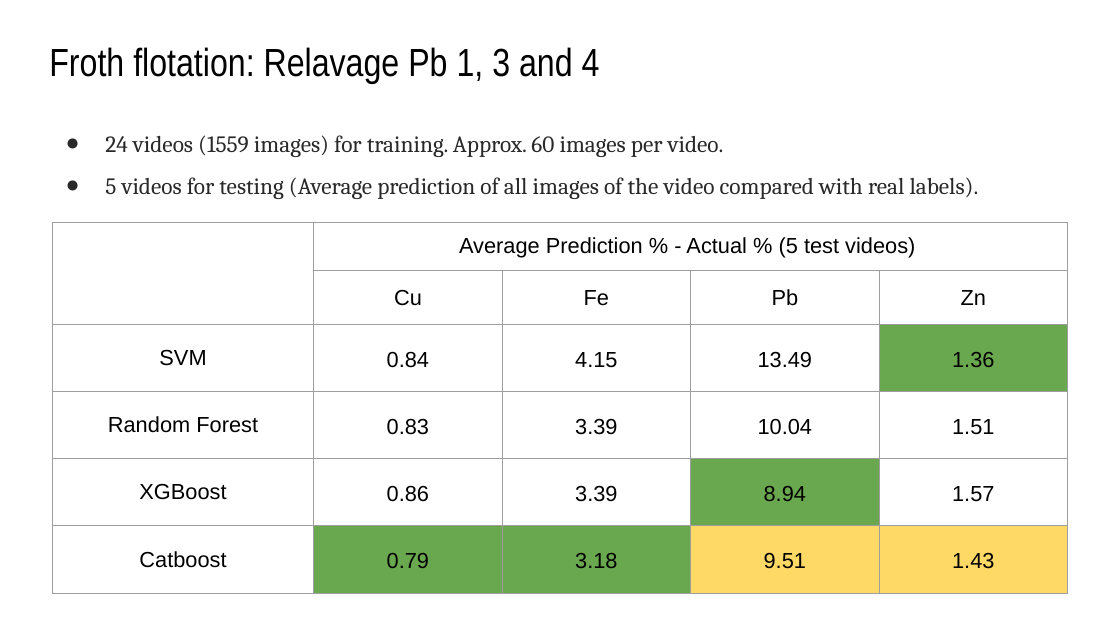
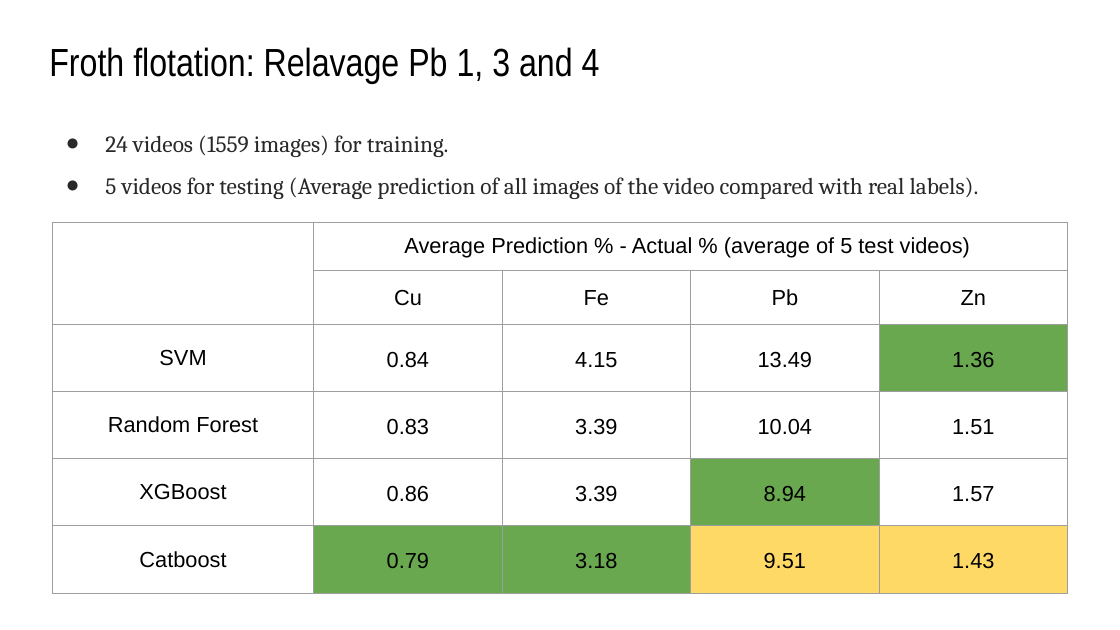
Before and after one commit to Ahmedbendaouia/MIC-DS23-CNNR-FFT-TinyML, a slide deck: slide 11 of FFT on froth/ML with FFT.pptx (slide 12 before the commit). Drawn at 1120x630 pixels with LibreOffice and Linux fonts; fonts in the diff are those of the drawing. Boxes give left, top, right and bottom in pixels: in the first picture for what was removed or moved away, otherwise in the second. Text is boxed around its words. In the diff, an @@ line names an element or a change of style, - is before the commit and + after.

```diff
--- a/FFT on froth/ML with FFT.pptx
+++ b/FFT on froth/ML with FFT.pptx
@@ text at box(105, 135, 449, 157): text changed @@
-● 24 videos (1559 images) for training. Approx. 60 images per video.
+● 24 videos (1559 images) for training.
@@ table at box(53, 222, 1066, 589) @@
-row 1, column 2: Average Prediction % - Actual % (5 test videos)
+row 1, column 2: Average Prediction % - Actual % (average of 5 test videos)
```
Also in this commit, not shown: 5 other slides changed, 1 slide added, 1 slide removed, 15 other files.
